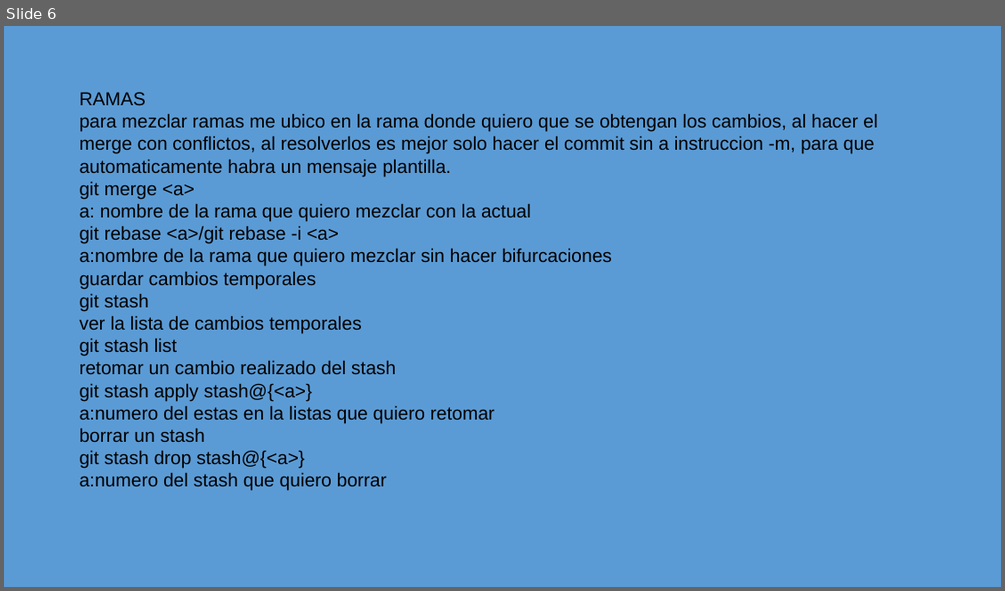
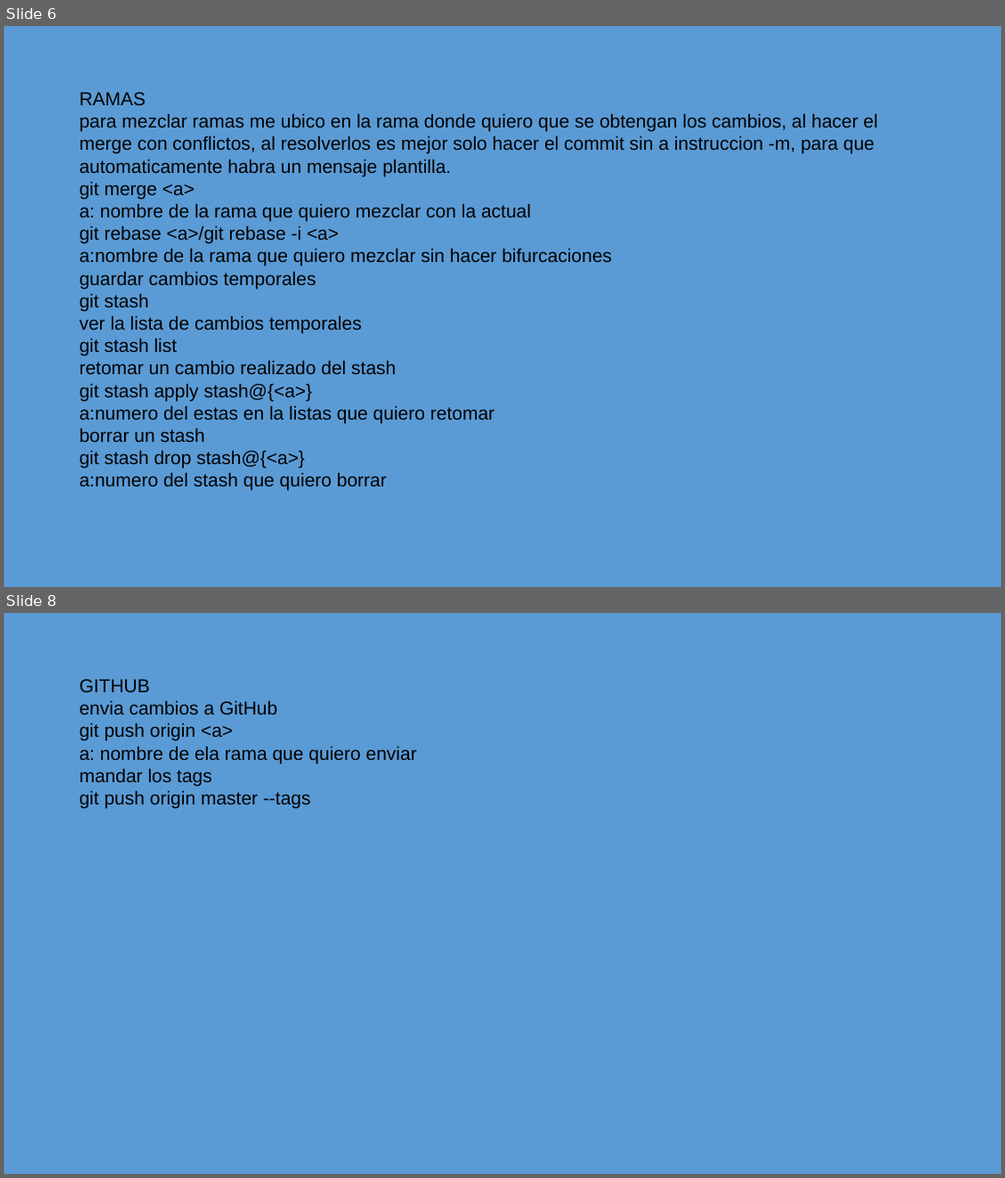
Before and after one commit to camaviga11/cursoGITv2, a slide deck: presentasionComandos.pptx. Shown one above the other, each under a label of ours: slide 6 before the commit, slides 6 and 8 after it; the slides between them are not shown. The pictures are 1005x591 and 1005x1178 pixels, drawn with LibreOffice and Linux fonts; fonts in the diff are those of the drawing. Boxes give left, top, right and bottom in pixels: in the first picture for what was removed or moved away, otherwise in the second. Text is boxed around its words. In the diff, an @@ line names an element or a change of style, - is before the commit and + after.

Commit message:
cambios en los comandos en la presentacon hasta (push)

```diff
--- a/presentasionComandos.pptx
+++ b/presentasionComandos.pptx
@@ slide 8 added at bbox=[4, 613, 1001, 1174], background #5B9BD5 @@
@@ text added at bbox=[80, 679, 417, 809], 18 pt, text #000000 @@
+GITHUB
+envia cambios a GitHub
+git push origin <a>
+a: nombre de ela rama que quiero enviar
+mandar los tags
+git push origin master --tags
```
Also in this commit, not shown: 1 other slide added.
